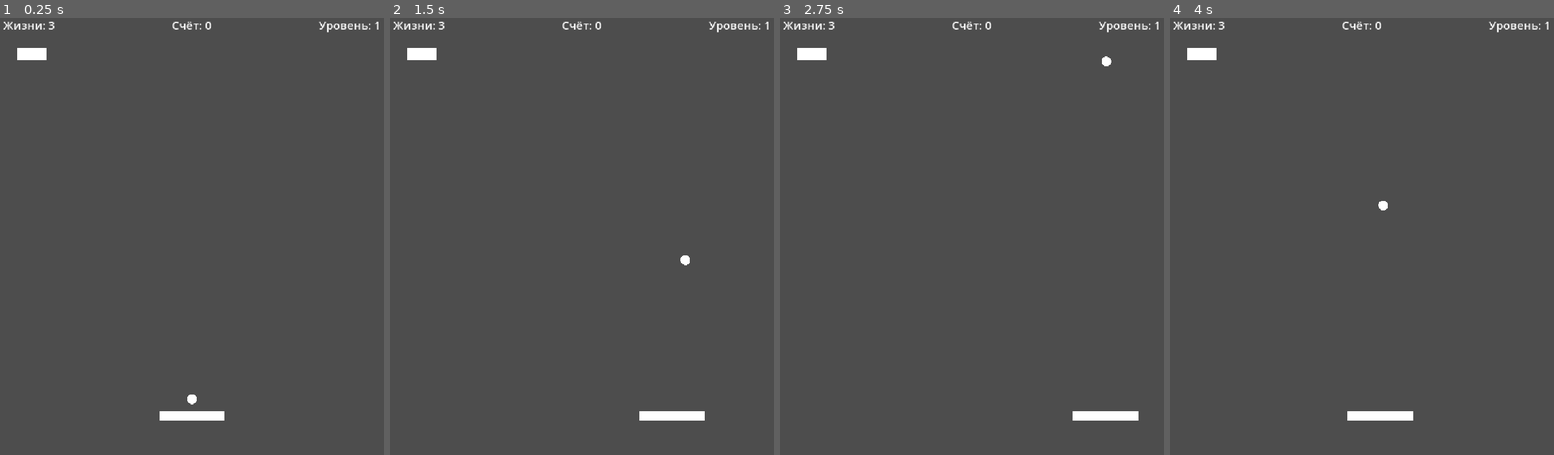
Above: before the commit, frames 1-4 (left to right).
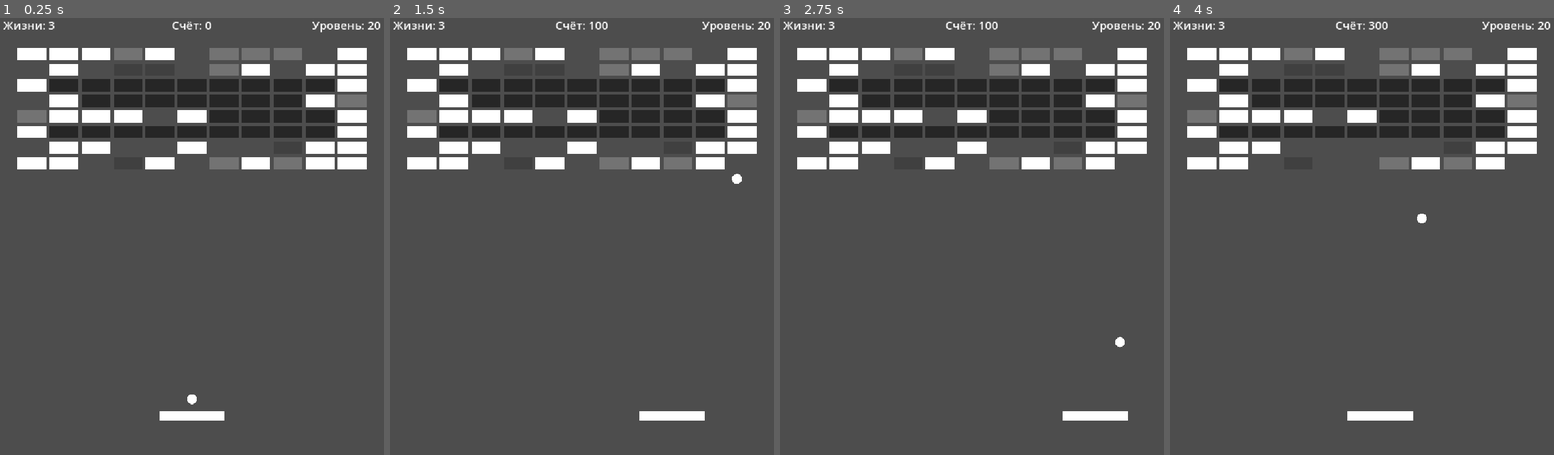
Above: after the commit, the same moments.

Repository: Ardarik421/arkanoid
Game: Godot game, scene res://scenes/main.tscn
Two runs of this game, one before a commit and one after it. Both use one fixed random seed, a clock stepped at 60 frames per second and the inputs below. The project has no main scene, so this scene is started directly.
Inputs:
- Up to frame 1 (0.25 s): no input
- Up to frame 2 (1.5 s): tap Enter at 0.5 s; hold D (move_right) 0.53-1.28 s; tap Space (launch_ball) at 0.6, 1.35 s; hold A (move_left) from 1.28 s (still down)
- Up to frame 3 (2.75 s): release A (move_left) at 2.03 s; hold D (move_right) from 2.03 s (still down); tap Space (launch_ball) at 2.1 s
- Up to frame 4 (4 s): tap Space (launch_ball) at 2.85, 3.6 s; release D (move_right) at 3.53 s; hold A (move_left) from 3.53 s (still down)

The runs differ from the first frame. In frame 1, 15% of the frame differs, in the area x 4-100%, y 0-35%; in frame 2, 15%; in frame 3, 15%, in the area x 4-100%, y 0-93%; in frame 4, 14%.

Commit message:
Доработал логику генерации уровней в зависимости от сложности

Diff:
--- a/scenes/main.gd
+++ b/scenes/main.gd
@@ -2,8 +2,8 @@
 
 @export var brick_scene: PackedScene
 
-@export var rows: int = 1
-@export var columns: int = 1
+@export var rows: int = 8
+@export var columns: int = 11
 
 @export var start_x: float = 90.0
 @export var start_y: float = 100.0
@@ -15,6 +15,9 @@
 @export var gap_y: float = 8.0
 
 @export_range(0.0, 1.0) var fill_chance: float = 0.8
+
+@export_range(1, 100) var test_start_level: int = 1
+@export var use_test_level: bool = true
 
 enum LevelPattern {
 	RANDOM,
@@ -27,6 +30,13 @@
 	HORIZONTAL_GAP
 }
 
+enum LevelDifficulty {
+	BEGINNER,
+	NORMAL,
+	HARD,
+	ADVANCED
+}
+
 @export var level_pattern: LevelPattern = LevelPattern.RANDOM
 
 var lives: int = 3
@@ -39,65 +49,34 @@
 
 var current_level: int = 1
 
+var active_patterns: Array[LevelPattern] = []
+
 
 func _ready():
+	if use_test_level:
+		current_level = test_start_level
+	else:
+		current_level = 1
+
 	apply_level_settings()
 	generate_bricks()
+
 	update_lives_label()
 	update_score_label()
 	update_level_label()
 
 func generate_bricks():
+	breakable_bricks_left = 0
+
 	for row in range(rows):
 		for column in range(columns):
 
-			if randf() > fill_chance:
+			var is_wall_brick = is_wall_position(row, column)
+
+			if not is_wall_brick and randf() > fill_chance:
 				continue
 
 			var brick = brick_scene.instantiate()
-			var is_wall_brick = false
-
-			if level_pattern == LevelPattern.VERTICAL_WALL:
-				is_wall_brick = column == 5 and row >= 2 and row <= 5
-
-			elif level_pattern == LevelPattern.CROSS:
-				is_wall_brick = (
-					(column == 5 and row >= 1 and row <= 6)
-					or
-					(row == 3 and column >= 3 and column <= 7)
-				)
-
-			elif level_pattern == LevelPattern.DOUBLE_VERTICAL:
-				is_wall_brick = (
-					(column == 3 and row >= 1 and row <= 6)
-					or
-					(column == 7 and row >= 1 and row <= 6)
-				)
-
-			elif level_pattern == LevelPattern.HORIZONTAL_WALL:
-				is_wall_brick = row == 3 and column >= 2 and column <= 8
-
-			elif level_pattern == LevelPattern.DOUBLE_HORIZONTAL:
-				is_wall_brick = (
-					(row == 2 and column >= 1 and column <= 9)
-					or
-					(row == 5 and column >= 1 and column <= 9)
-				)
-
-			elif level_pattern == LevelPattern.HORIZONTAL_PLATFORMS:
-				is_wall_brick = (
-					(row == 2 and column >= 1 and column <= 4)
-					or
-					(row == 4 and column >= 6 and column <= 9)
-				)
-
-			elif level_pattern == LevelPattern.HORIZONTAL_GAP:
-				is_wall_brick = (
-					row == 3
-					and column >= 1
-					and column <= 9
-					and column != 5
-				)
 
 			if is_wall_brick:
 				brick.indestructible = true
@@ -250,35 +229,60 @@
 	$LevelLabel.text = "Уровень: " + str(current_level)
 
 func apply_level_settings():
-	match current_level:
-		1:
-			level_pattern = LevelPattern.RANDOM
-
-		2:
-			level_pattern = LevelPattern.VERTICAL_WALL
-
-		3:
-			level_pattern = LevelPattern.HORIZONTAL_WALL
-
-		4:
-			level_pattern = LevelPattern.CROSS
-
-		5:
-			level_pattern = LevelPattern.DOUBLE_VERTICAL
-
-		6:
-			level_pattern = LevelPattern.DOUBLE_HORIZONTAL
-
-		7:
-			level_pattern = LevelPattern.HORIZONTAL_PLATFORMS
-
-		8:
-			level_pattern = LevelPattern.HORIZONTAL_GAP
-
-		_:
-			level_pattern = LevelPattern.RANDOM
+	active_patterns.clear()
+
+	var difficulty = get_level_difficulty()
+	var available_patterns: Array[LevelPattern] = []
+
+	match difficulty:
+		LevelDifficulty.BEGINNER:
+			available_patterns = [
+				LevelPattern.VERTICAL_WALL,
+				LevelPattern.HORIZONTAL_WALL
+			]
+
+		LevelDifficulty.NORMAL:
+			available_patterns = [
+				LevelPattern.VERTICAL_WALL,
+				LevelPattern.HORIZONTAL_WALL,
+				LevelPattern.DOUBLE_VERTICAL,
+				LevelPattern.HORIZONTAL_PLATFORMS
+			]
+
+		LevelDifficulty.HARD:
+			available_patterns = [
+				LevelPattern.VERTICAL_WALL,
+				LevelPattern.HORIZONTAL_WALL,
+				LevelPattern.DOUBLE_VERTICAL,
+				LevelPattern.CROSS,
+				LevelPattern.DOUBLE_HORIZONTAL,
+				LevelPattern.HORIZONTAL_PLATFORMS,
+				LevelPattern.HORIZONTAL_GAP
+			]
+
+		LevelDifficulty.ADVANCED:
+			available_patterns = [
+				LevelPattern.VERTICAL_WALL,
+				LevelPattern.HORIZONTAL_WALL,
+				LevelPattern.DOUBLE_VERTICAL,
+				LevelPattern.CROSS,
+				LevelPattern.DOUBLE_HORIZONTAL,
+				LevelPattern.HORIZONTAL_PLATFORMS,
+				LevelPattern.HORIZONTAL_GAP
+			]
+
+	var structure_count = get_structure_count()
+
+	for i in range(structure_count):
+		if available_patterns.is_empty():
+			break
+
+		var selected_pattern = available_patterns.pick_random()
+		active_patterns.append(selected_pattern)
+		available_patterns.erase(selected_pattern)
 
 func start_next_level():
+
 	current_level += 1
 	update_level_label()
 
@@ -300,3 +304,84 @@
 	reset_ball()
 
 	game_won = false
+
+func get_level_difficulty() -> LevelDifficulty:
+	if current_level <= 3:
+		return LevelDifficulty.BEGINNER
+	elif current_level <= 7:
+		return LevelDifficulty.NORMAL
+	elif current_level <= 12:
+		return LevelDifficulty.HARD
+	else:
+		return LevelDifficulty.ADVANCED
+
+func get_structure_count() -> int:
+	var difficulty = get_level_difficulty()
+
+	match difficulty:
+		LevelDifficulty.BEGINNER:
+			return randi_range(0, 1)
+
+		LevelDifficulty.NORMAL:
+			return 1
+
+		LevelDifficulty.HARD:
+			return randi_range(1, 2)
+
+		LevelDifficulty.ADVANCED:
+			return randi_range(1, 3)
+
+	return 0
+
+func is_wall_position(row: int, column: int) -> bool:
+	for pattern in active_patterns:
+		if pattern == LevelPattern.VERTICAL_WALL:
+			if column == 5 and row >= 2 and row <= 5:
+				return true
+
+		elif pattern == LevelPattern.CROSS:
+			if (
+				(column == 5 and row >= 1 and row <= 6)
+				or
+				(row == 3 and column >= 3 and column <= 7)
+			):
+				return true
+
+		elif pattern == LevelPattern.DOUBLE_VERTICAL:
+			if (
+				(column == 3 and row >= 1 and row <= 6)
+				or
+				(column == 7 and row >= 1 and row <= 6)
+			):
+				return true
+
+		elif pattern == LevelPattern.HORIZONTAL_WALL:
+			if row == 3 and column >= 2 and column <= 8:
+				return true
+
+		elif pattern == LevelPattern.DOUBLE_HORIZONTAL:
+			if (
+				(row == 2 and column >= 1 and column <= 9)
+				or
+				(row == 5 and column >= 1 and column <= 9)
+			):
+				return true
+
+		elif pattern == LevelPattern.HORIZONTAL_PLATFORMS:
+			if (
+				(row == 2 and column >= 1 and column <= 4)
+				or
+				(row == 4 and column >= 6 and column <= 9)
+			):
+				return true
+
+		elif pattern == LevelPattern.HORIZONTAL_GAP:
+			if (
+				row == 3
+				and column >= 1
+				and column <= 9
+				and column != 5
+			):
+				return true
+
+	return false
--- a/scenes/main.tscn
+++ b/scenes/main.tscn
@@ -17,7 +17,7 @@
 [node name="Main" type="Node2D" unique_id=1023616930]
 script = ExtResource("1_sugp2")
 brick_scene = ExtResource("3_sugp2")
-level_pattern = 7
+test_start_level = 20
 
 [node name="Walls" type="Node2D" parent="." unique_id=1927932240]
 
@@ -41,6 +41,7 @@
 
 [node name="Ball" parent="." unique_id=139788040 instance=ExtResource("1_o5qli")]
 position = Vector2(480, 700)
+speed = 750.0
 
 [node name="Paddle" parent="." unique_id=1838408433 instance=ExtResource("2_0wfyh")]
 position = Vector2(480, 980)
